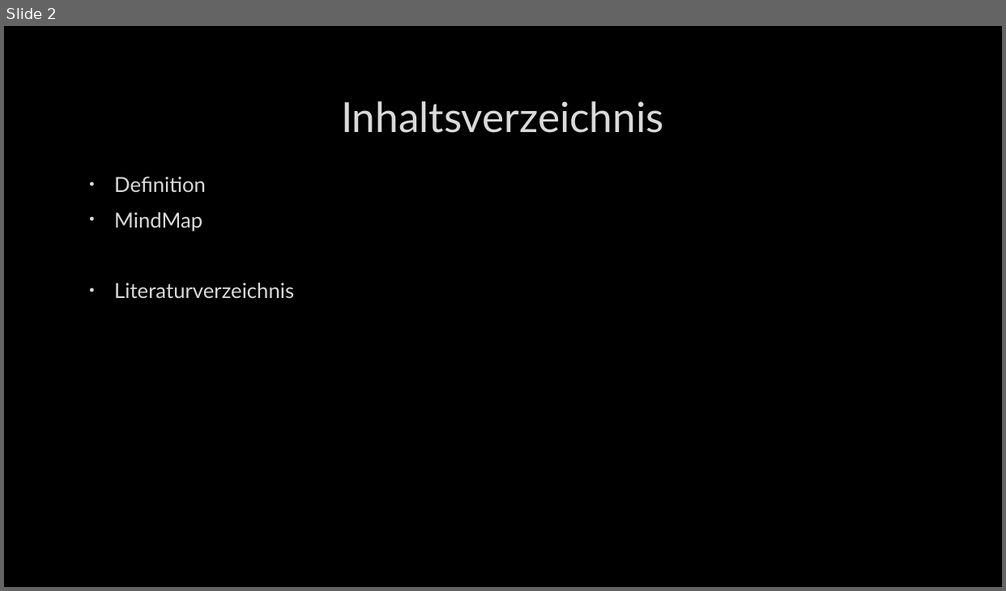
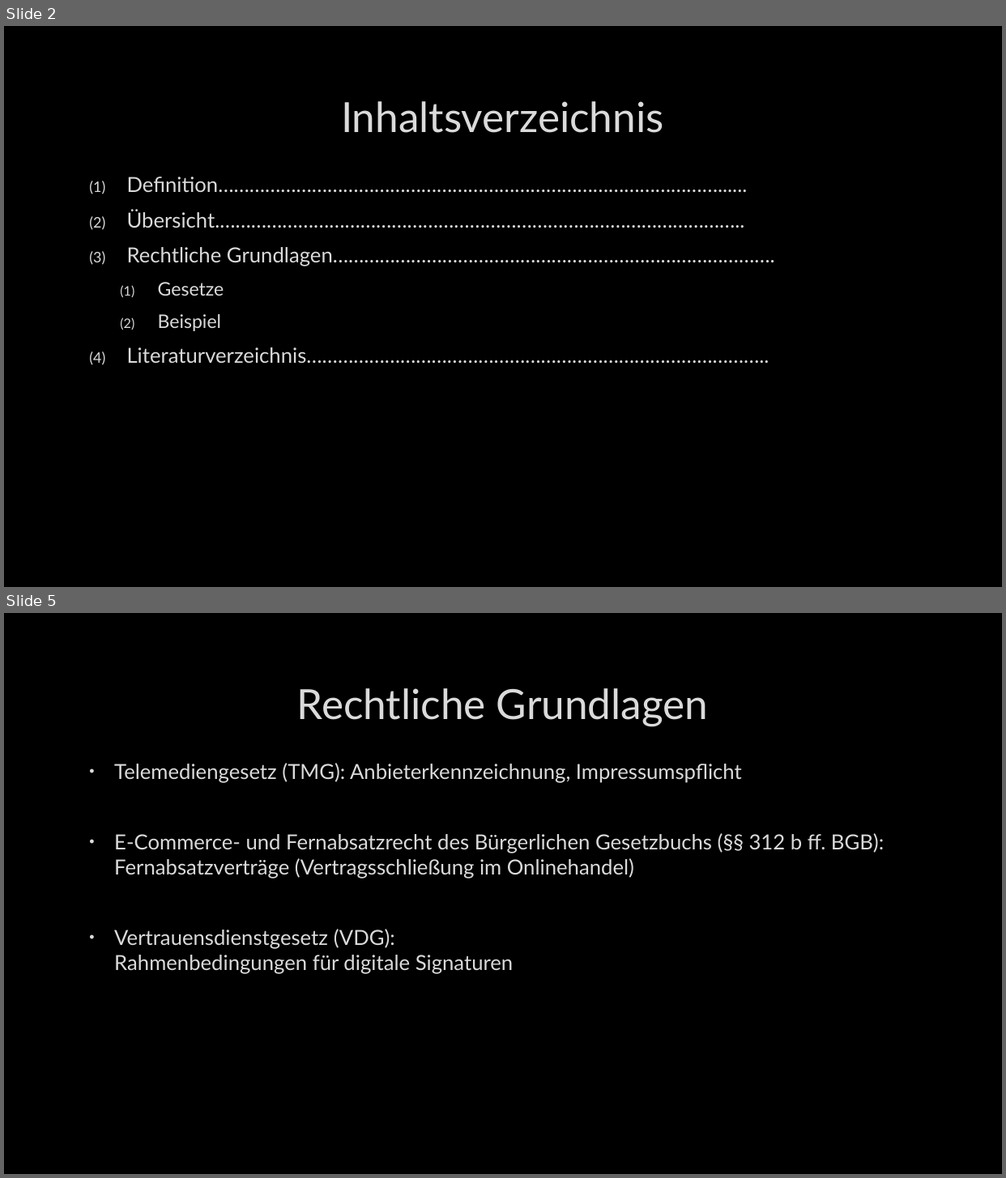
Before and after one commit to M4XB/OriginSchule, a slide deck: WGP/E-Commerce.pptx. Shown one above the other, each under a label of ours: slide 2 before the commit, slides 2 and 5 after it; the slides between them are not shown. The pictures are 1006x591 and 1006x1178 pixels, drawn with LibreOffice and Linux fonts; fonts in the diff are those of the drawing; background and template pictures are left out. Boxes give left, top, right and bottom in pixels: in the first picture for what was removed or moved away, otherwise in the second. Text is boxed around its words. In the diff, an @@ line names an element or a change of style, - is before the commit and + after.

```diff
--- a/WGP/E-Commerce.pptx
+++ b/WGP/E-Commerce.pptx
@@ slide 5 added at [4,613,1002,1174], background picture (left out) @@
@@ title added at [297,688,708,726], 40 pt, text #DADADA @@
+Rechtliche Grundlagen
@@ text added at [114,763,884,974], 20 pt, text #DADADA @@
+• Telemediengesetz (TMG): Anbieterkennzeichnung, Impressumspflicht
+• E-Commerce- und Fernabsatzrecht des Bürgerlichen Gesetzbuchs (§§ 312 b ff. BGB):
+  Fernabsatzverträge (Vertragsschließung im Onlinehandel)
+• Vertrauensdienstgesetz (VDG):
+  Rahmenbedingungen für digitale Signaturen
@@ slide 2 changed as well @@
@@ text at [127,177,775,363]: text changed @@
-• Definition
-• MindMap
-• Literaturverzeichnis
+(1) Definition……………………………………………………………………………………......
+(2) Übersicht.………………………………………………………………………………………..
+(3) Rechtliche Grundlagen………………………………………………………………………….
+  (1) Gesetze
+  (2) Beispiel
+(4) Literaturverzeichnis……………………………………………………………………………..
```
Also in this commit, not shown: 2 other slides changed, 5 other slides added, 3 slides removed, 6 other files.
